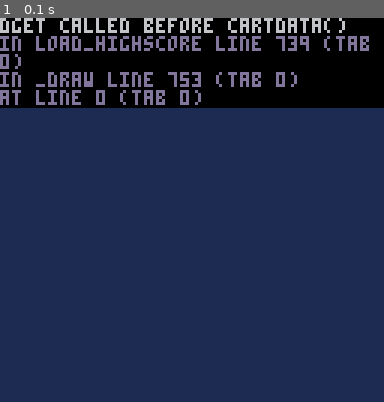
Above: before the commit, frame 1.
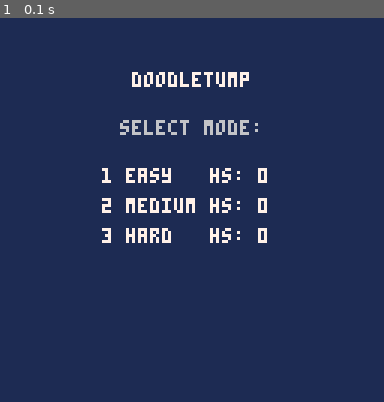
Above: after the commit, the same moment.

Repository: FlorianErbel/Gamedevelopment
Game: PICO-8 cartridge doodle.p8
Two runs of this game, one before a commit and one after it. Both use one fixed random seed, a clock stepped at 60 frames per second and the inputs below.
Inputs:
- Up to frame 1 (0.1 s): no input

The runs differ from the first frame. In frame 1, 26% of the frame differs, in the area x 0-100%, y 0-59%.

Commit message:
Funktion game_setup erstellt, um Basisdaten für init und reset_game bereitstellen zu können

Diff:
--- a/src/Main.lua
+++ b/src/Main.lua
@@ -2,7 +2,8 @@
     state = "menu", -- menu/play/over
     difficulty = 1,
     height = 0,
-    best_height = 0
+    best_height = 0,
+    STARTING_HEIGHT = 0
 }
 
 --[[function _init()
@@ -18,15 +19,29 @@
     game.best_height = 0
 end]]
 
-function reset_game()
+function game_setup()
     cam:init()
     enemies:init()
     plats = PlatformManager.new(game.difficulty)
     player:init()
 
+    game.height = game.STARTING_HEIGHT
+    game.best_height = game.STARTING_HEIGHT
+end
+
+function _init()
+    poke(0x5f2d, 1) -- keyboard input enable
+    cartdata("doodlejump_hs")
+
+    game_setup()
+
+    game.state = "menu"
+end
+
+function reset_game()
+    game_setup()
+
     game.state = "play"
-    game.height = 0
-    game.best_height = 0
 end
 
 function game_over()
